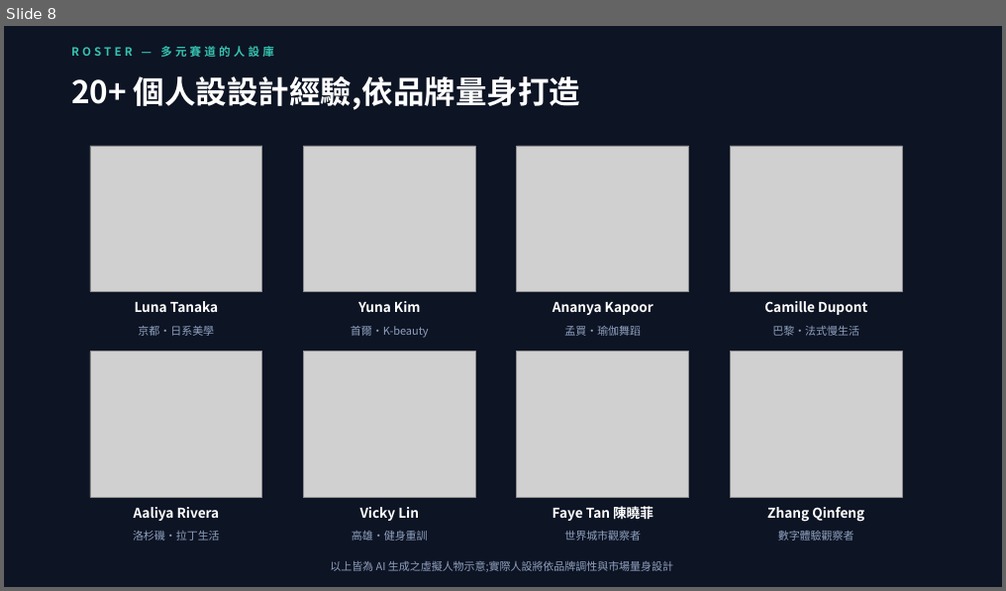
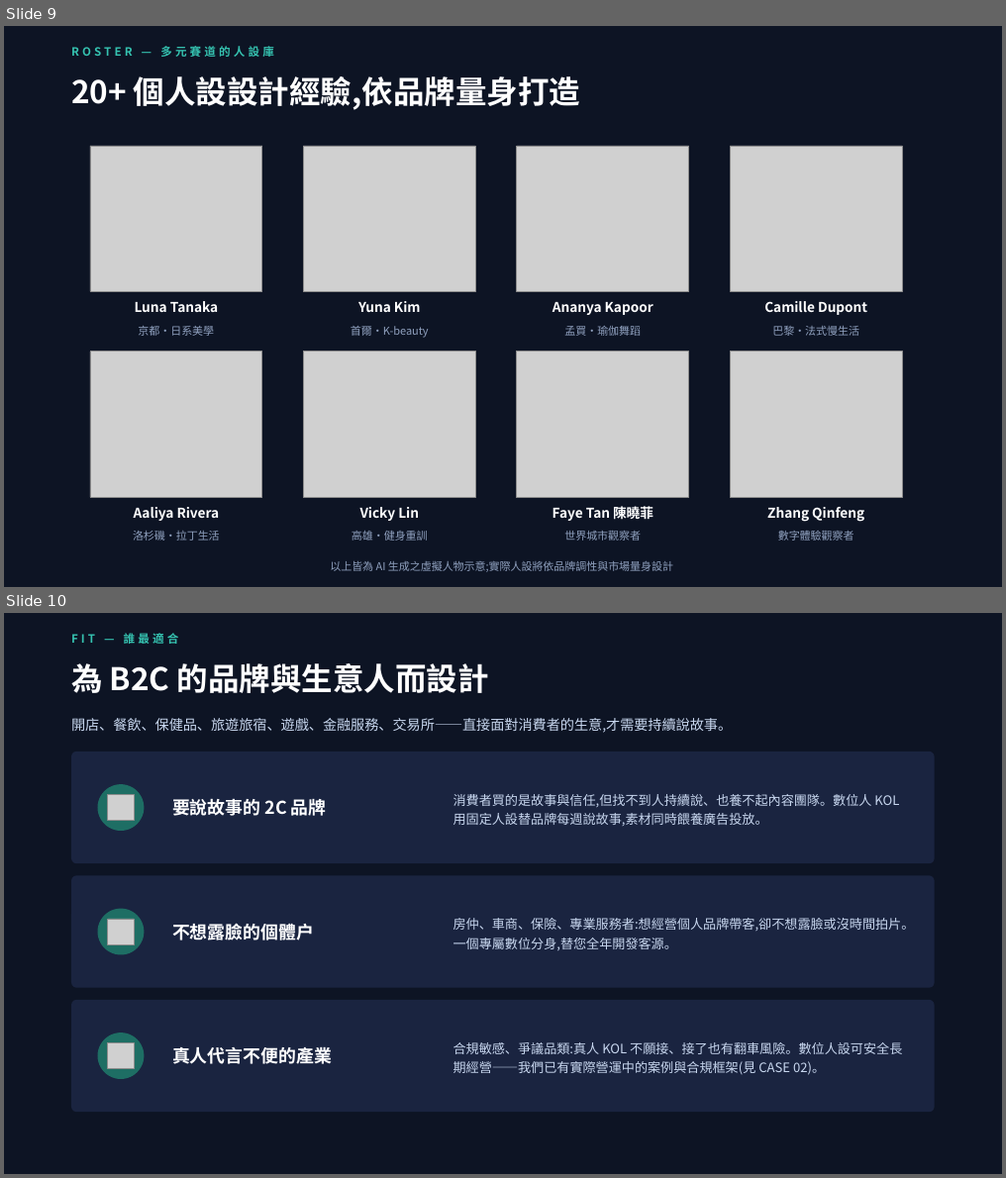
Before and after one commit to pennyhuang-oss/Virtual_KOL_Studio, a slide deck: business/數位人KOL-對外提案簡報.pptx. Shown one above the other, each under a label of ours: slide 8 before the commit, slides 9 and 10 after it. The pictures are 1006x591 and 1006x1178 pixels, drawn with LibreOffice and Linux fonts; fonts in the diff are those of the drawing; grey boxes stand for pictures. Boxes give left, top, right and bottom in pixels: in the first picture for what was removed or moved away, otherwise in the second. Text is boxed around its words. In the diff, an @@ line names an element or a change of style, - is before the commit and + after.

```diff
--- a/business/數位人KOL-對外提案簡報.pptx
+++ b/business/數位人KOL-對外提案簡報.pptx
@@ slide 10 added at [4,613,1002,1174], background #0D1424 @@
@@ text added at [71,633,179,644], 11 pt, text #35C2B0, bold @@
+FIT — 誰最適合
@@ text added at [71,663,489,693], 30 pt, text #FFFFFF, bold @@
+為 B2C 的品牌與生意人而設計
@@ text added at [71,718,732,733], 13.5 pt, text #C7D6EE @@
+開店、餐飲、保健品、旅遊旅宿、遊戲、金融服務、交易所——直接面對消費者的生意,才需要持續說故事。
@@ rounded rectangle added at [71,752,935,863], fill #1A2440 @@
@@ ellipse added at [98,784,144,831], fill #1E6E64 @@
@@ picture added at [108,795,135,821] @@
@@ text added at [172,799,327,816], 17 pt, text #FFFFFF, bold @@
+要說故事的 2C 品牌
@@ text added at [453,794,899,826], 12.5 pt, text #C7D6EE @@
+消費者買的是故事與信任,但找不到人持續說、也養不起內容團隊。數位人 KOL 用固定人設替品牌每週說故事,素材同時餵養廣告投放。
@@ rounded rectangle added at [71,875,935,988], fill #1A2440 @@
@@ ellipse added at [98,909,144,956], fill #1E6E64 @@
@@ picture added at [108,919,135,946] @@
@@ text added at [172,923,314,941], 17 pt, text #FFFFFF, bold @@
+不想露臉的個體戶
@@ text added at [453,918,915,951], 12.5 pt, text #C7D6EE @@
+房仲、車商、保險、專業服務者:想經營個人品牌帶客,卻不想露臉或沒時間拍片。一個專屬數位分身,替您全年開發客源。
@@ rounded rectangle added at [71,1000,935,1112], fill #1A2440 @@
@@ ellipse added at [98,1033,144,1079], fill #1E6E64 @@
@@ picture added at [108,1044,135,1069] @@
@@ text added at [172,1048,332,1064], 17 pt, text #FFFFFF, bold @@
+真人代言不便的產業
@@ text added at [453,1043,902,1075], 12.5 pt, text #C7D6EE @@
+合規敏感、爭議品類:真人 KOL 不願接、接了也有翻車風險。數位人設可安全長期經營——我們已有實際營運中的案例與合規框架(見 CASE 02)。
@@ what was slide 8 is now slide 9 @@
```
Also in this commit, not shown: 6 slides changed, 1 other slide added, 1 slide removed, 2 other files.
